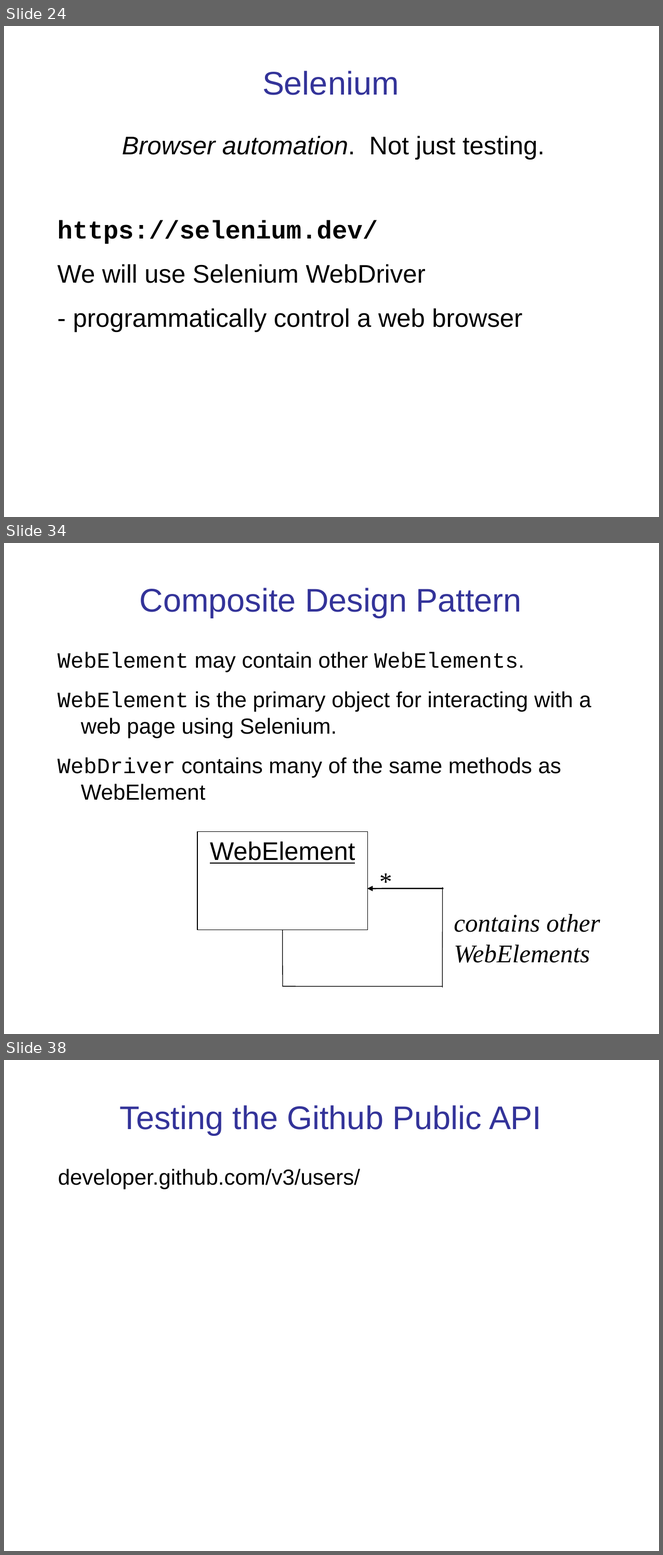
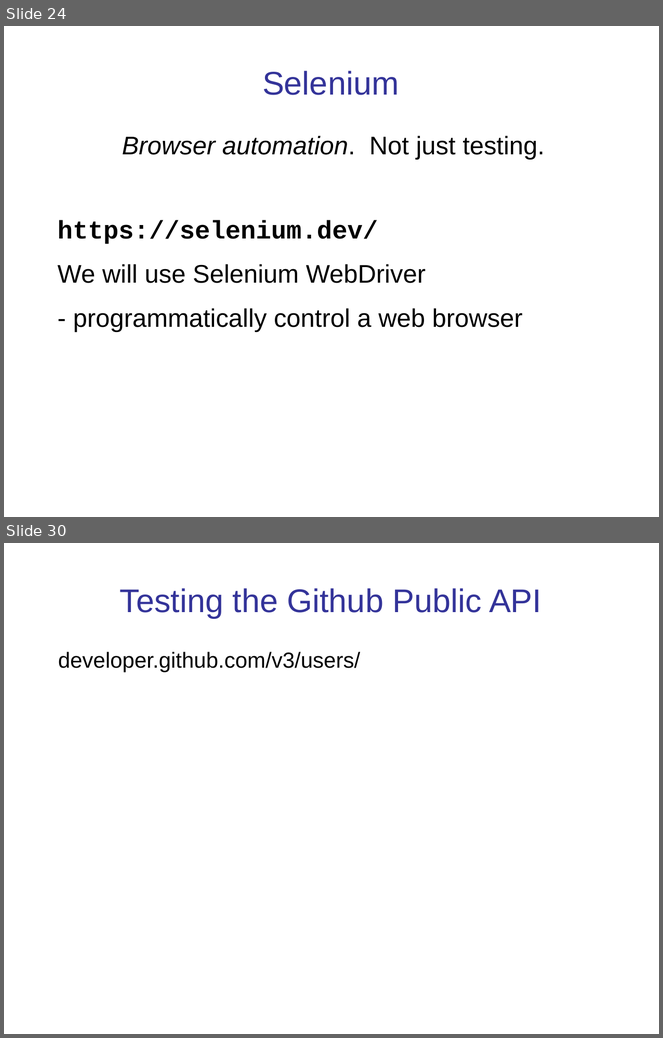
Before and after one commit to cpske/ISP, a slide deck: testing/WebTesting.ppt. Shown one above the other, each under a label of ours: slides 24, 34 and 38 before the commit, slides 24 and 30 after it; the slides between them are not shown. The pictures are 663x1555 and 663x1038 pixels, drawn with LibreOffice and Linux fonts; fonts in the diff are those of the drawing. Boxes give left, top, right and bottom in pixels: in the first picture for what was removed or moved away, otherwise in the second. Text is boxed around its words. In the diff, an @@ line names an element or a change of style, - is before the commit and + after.

Commit message:
Separate selenium practice into separate file

```diff
--- a/testing/WebTesting.ppt
+++ b/testing/WebTesting.ppt
@@ slide 34 removed at (x1=4, y1=543, x2=659, y2=1034), background #FFFFFF @@
@@ title removed at (x1=140, y1=588, x2=522, y2=618) @@
-Composite Design Pattern
@@ text removed at (x1=58, y1=652, x2=591, y2=800) @@
-WebElement may contain other WebElements.
-WebElement is the primary object for interacting with a web page using Selenium.
-WebDriver contains many of the same methods as WebElement
@@ rectangle removed at (x1=197, y1=832, x2=367, y2=930) @@
-WebElement
@@ text removed at (x1=365, y1=862, x2=406, y2=899) @@
-*
@@ arrow removed from (443, 889) to (367, 889) @@
@@ line removed from (442, 988) to (442, 888) @@
@@ text removed at (x1=454, y1=914, x2=600, y2=963) @@
-contains other WebElements
@@ line removed from (283, 930) to (283, 987) @@
@@ line removed from (283, 987) to (442, 987) @@
@@ what was slide 38 is now slide 30 @@
```
Also in this commit, not shown: 8 slides changed, 3 slides added, 10 other slides removed, 5 other files.
